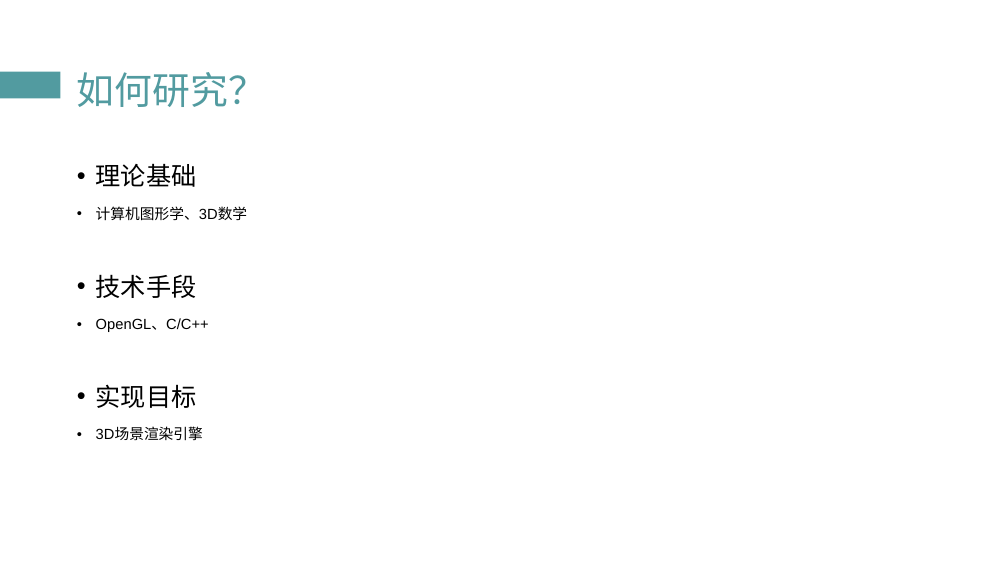
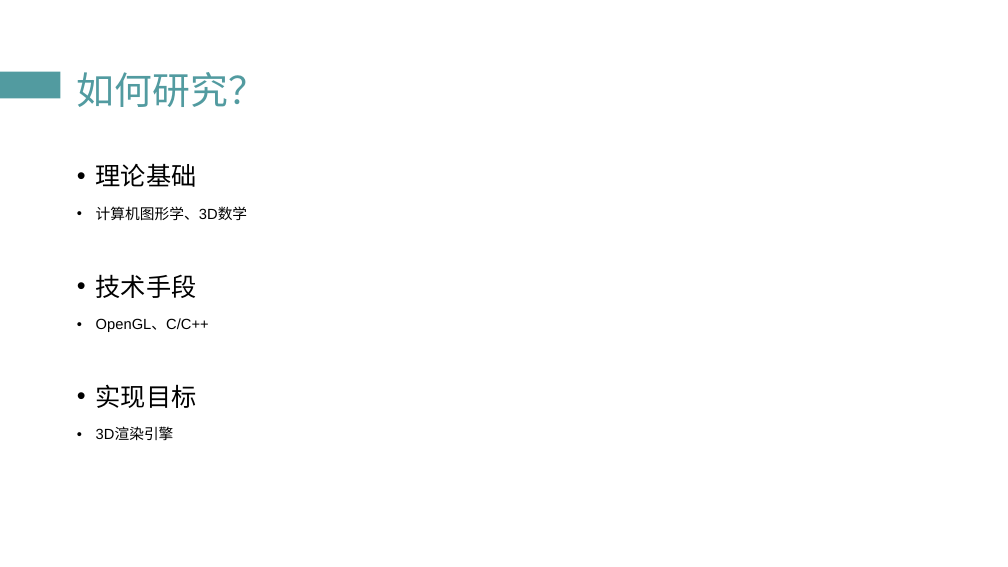
Before and after one commit to atom-chen/Main, a slide deck: slide 6 of OpenGL/答辩PPT.pptx. Drawn at 1008x567 pixels with LibreOffice and Linux fonts; fonts in the diff are those of the drawing. Boxes give left, top, right and bottom in pixels: in the first picture for what was removed or moved away, otherwise in the second. Text is boxed around its words. In the diff, an @@ line names an element or a change of style, - is before the commit and + after.

```diff
--- a/OpenGL/答辩PPT.pptx
+++ b/OpenGL/答辩PPT.pptx
@@ text at box(96, 428, 174, 440): text changed @@
-• 3D场景渲染引擎
+• 3D渲染引擎
```
Also in this commit, not shown: 9 other files.
